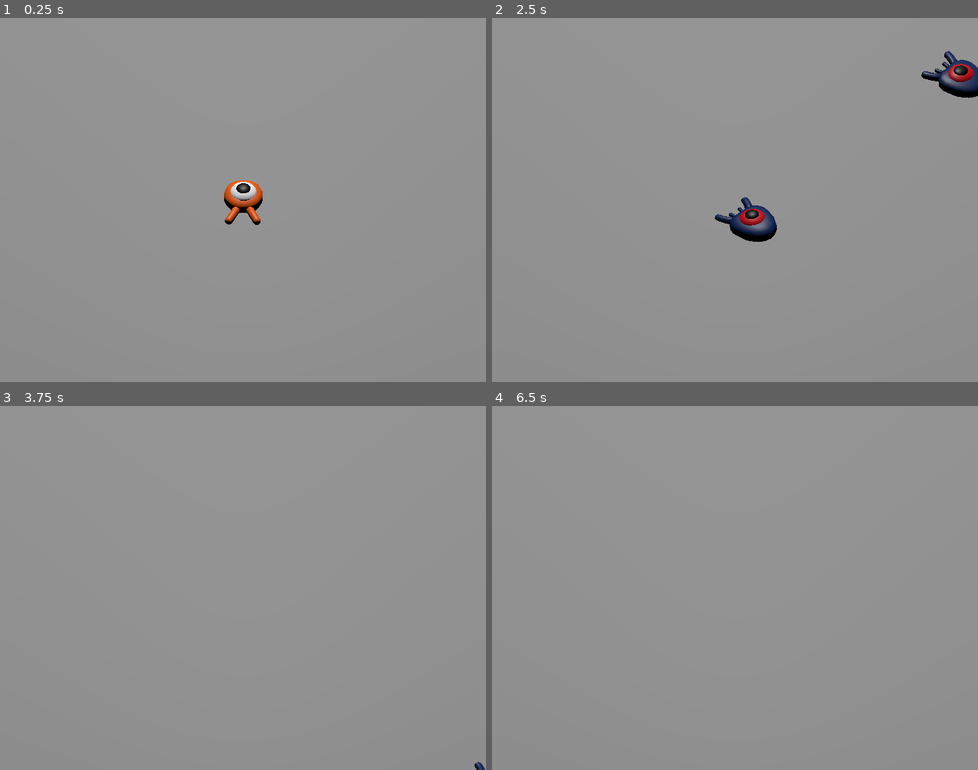
Above: before the commit, frames 1-4 (two rows, left to right).
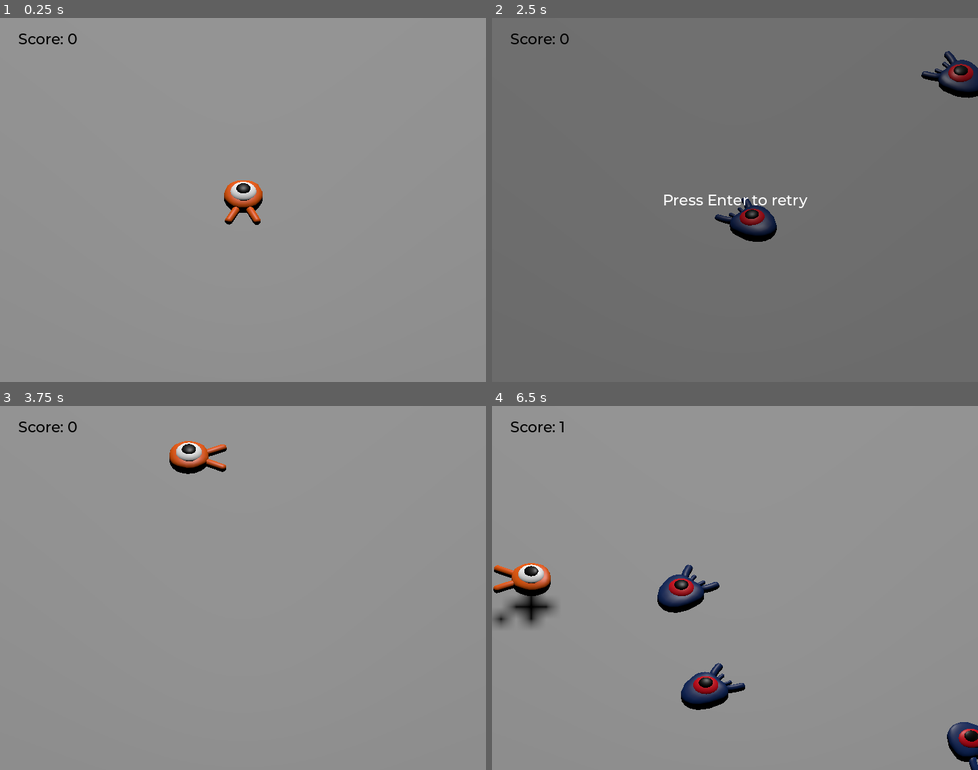
Above: after the commit, the same moments.

Repository: francoriboratig/godot-practice
Game: Godot game, scene res://main.tscn
Same seed, same stepped clock (60 frames per second), same inputs: the game is played once before the commit and once after it.
Inputs:
- Up to frame 1 (0.25 s): no input
- Up to frame 2 (2.5 s): tap Enter (ui_accept) at 0.5, 1.35 s; hold Right (move_right) 0.53-1.28 s; hold Enter (ui_accept) 0.53-1.28 s; tap Space (jump) at 0.77, 1.52 s; hold Down (move_back) 1.28-2.03 s; hold Right (move_right) from 2.03 s (still down); hold Enter (ui_accept) from 2.03 s (still down)
- Up to frame 3 (3.75 s): release Right (move_right) at 2.78 s; release Enter (ui_accept) at 2.78 s; hold Up (move_forward) 2.78-3.53 s; tap Enter (ui_accept) at 2.85 s; tap Space (jump) at 3.02 s; hold Left (move_left) from 3.53 s (still down); hold Enter (ui_accept) from 3.53 s (still down)
- Up to frame 4 (6.5 s): tap Space (jump) at 3.77, 4.52, 6.02 s; release Enter (ui_accept) at 4.28 s; tap Enter (ui_accept) at 4.35, 5.85 s; release Left (move_left) at 5.03 s; hold Down (move_back) 5.03-5.78 s; hold Enter (ui_accept) 5.03-5.78 s; hold Right (move_right) from 5.78 s (still down)

The runs differ from the first frame. In frame 1, 0.1% of the frame differs, in the area x 3-16%, y 4-8%; in frame 2, 99%, in the area x 0-100%, y 0-100%; in frame 3, 0.9%; in frame 4, 4.0%.

Commit message:
Score and replay

Diff:
--- /dev/null
+++ b/Your First 3D Game/MusicPlayer.tscn
@@ -0,0 +1,7 @@
+[gd_scene load_steps=2 format=3 uid="uid://boo6r51rspvnr"]
+
+[ext_resource type="AudioStream" uid="uid://deohseyocro3n" path="res://art/House In a Forest Loop.ogg" id="1_j35lu"]
+
+[node name="MusicPlayer" type="AudioStreamPlayer"]
+stream = ExtResource("1_j35lu")
+autoplay = true
--- /dev/null
+++ b/Your First 3D Game/ScoreLabel.gd
@@ -0,0 +1,16 @@
+extends Label
+
+var score = 0
+
+# Called when the node enters the scene tree for the first time.
+func _ready():
+	pass # Replace with function body.
+
+
+# Called every frame. 'delta' is the elapsed time since the previous frame.
+func _process(delta):
+	pass
+
+func _on_mob_squashed():
+	score += 1
+	text =  "Score: %s" % score
--- a/Your First 3D Game/main.gd
+++ b/Your First 3D Game/main.gd
@@ -4,7 +4,7 @@
 
 # Called when the node enters the scene tree for the first time.
 func _ready():
-	pass # Replace with function body.
+	$UserInterface/Retry.hide()
 
 
 # Called every frame. 'delta' is the elapsed time since the previous frame.
@@ -27,7 +27,15 @@
 
 	# Spawn the mob by adding it to the main scene.
 	add_child(mob)
+	# We connect the mob to the score label to update the score upon squashing one.
+	mob.squashed.connect($UserInterface/ScoreLabel._on_mob_squashed.bind())
 
 
 func _on_player_hit():
 	$MobTimer.stop()
+	$UserInterface/Retry.show()
+
+func _unhandled_input(event):
+	if event.is_action_pressed("ui_accept") and $UserInterface/Retry.visible:
+		#This restarts the current scene
+		get_tree().reload_current_scene()
--- a/Your First 3D Game/main.tscn
+++ b/Your First 3D Game/main.tscn
@@ -1,8 +1,10 @@
-[gd_scene load_steps=9 format=3 uid="uid://b0vk8v5x02dho"]
+[gd_scene load_steps=12 format=3 uid="uid://b0vk8v5x02dho"]
 
 [ext_resource type="Script" path="res://main.gd" id="1_jlr6a"]
 [ext_resource type="PackedScene" uid="uid://icqwot6saku2" path="res://player.tscn" id="1_yyyom"]
 [ext_resource type="PackedScene" uid="uid://dwrxgkufxf6rh" path="res://mob.tscn" id="2_mxj5g"]
+[ext_resource type="FontFile" uid="uid://bw3o12yswrt8u" path="res://fonts/Montserrat-Medium.ttf" id="4_vg1pj"]
+[ext_resource type="Script" path="res://ScoreLabel.gd" id="5_qnx2k"]
 
 [sub_resource type="BoxShape3D" id="BoxShape3D_fmb1t"]
 size = Vector3(60, 2, 60)
@@ -22,6 +24,10 @@
 "tilts": PackedFloat32Array(0, 0, 0, 0, 0)
 }
 point_count = 5
+
+[sub_resource type="Theme" id="Theme_2o03l"]
+default_font = ExtResource("4_vg1pj")
+default_font_size = 22
 
 [node name="Main" type="Node"]
 script = ExtResource("1_jlr6a")
@@ -81,5 +87,48 @@
 wait_time = 0.5
 autostart = true
 
+[node name="UserInterface" type="Control" parent="."]
+layout_mode = 3
+anchors_preset = 15
+anchor_right = 1.0
+anchor_bottom = 1.0
+grow_horizontal = 2
+grow_vertical = 2
+theme = SubResource("Theme_2o03l")
+
+[node name="ScoreLabel" type="Label" parent="UserInterface"]
+layout_mode = 0
+offset_left = 27.0
+offset_top = 17.0
+offset_right = 88.0
+offset_bottom = 40.0
+theme_override_colors/font_color = Color(0, 0, 0, 1)
+text = "Score: 0"
+script = ExtResource("5_qnx2k")
+
+[node name="Retry" type="ColorRect" parent="UserInterface"]
+layout_mode = 1
+anchors_preset = 15
+anchor_right = 1.0
+anchor_bottom = 1.0
+grow_horizontal = 2
+grow_vertical = 2
+color = Color(0, 0, 0, 0.243137)
+
+[node name="Label" type="Label" parent="UserInterface/Retry"]
+layout_mode = 1
+anchors_preset = 8
+anchor_left = 0.5
+anchor_top = 0.5
+anchor_right = 0.5
+anchor_bottom = 0.5
+offset_left = -106.5
+offset_top = -14.0
+offset_right = 106.5
+offset_bottom = 14.0
+grow_horizontal = 2
+grow_vertical = 2
+text = "Press Enter to retry"
+
 [connection signal="hit" from="Player" to="." method="_on_player_hit"]
 [connection signal="timeout" from="MobTimer" to="." method="_on_mob_timer_timeout"]
--- a/Your First 3D Game/project.godot
+++ b/Your First 3D Game/project.godot
@@ -14,6 +14,10 @@
 run/main_scene="res://main.tscn"
 config/features=PackedStringArray("4.2")
 config/icon="res://icon.png"
+
+[autoload]
+
+MusicPlayer="*res://MusicPlayer.tscn"
 
 [display]
 
